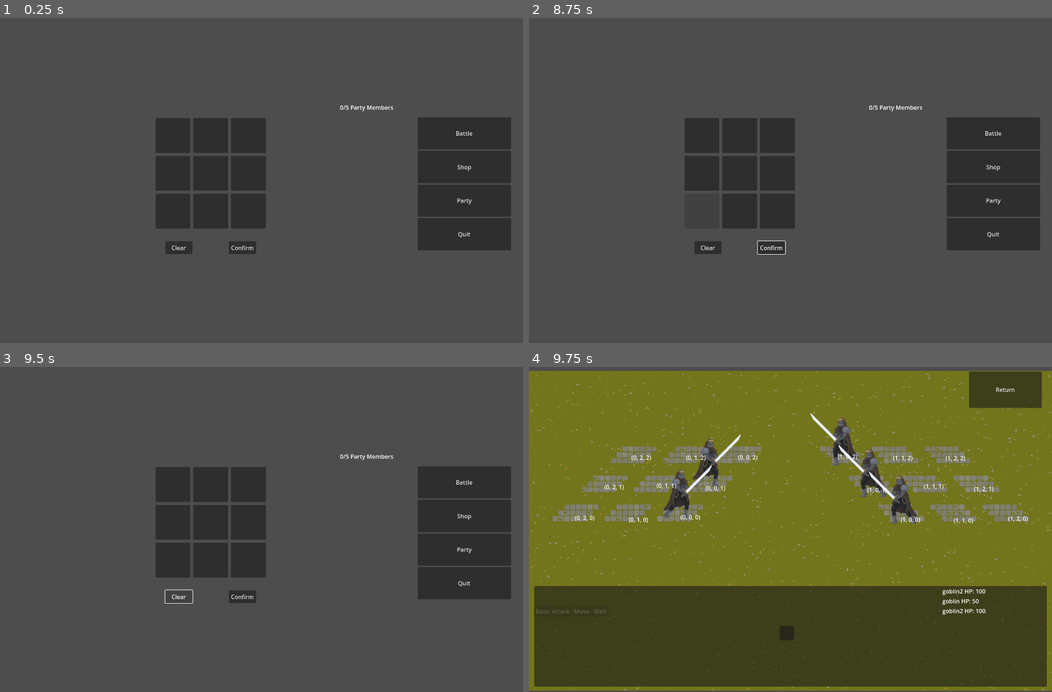
Above: before the commit, frames 1-4 (two rows, left to right).
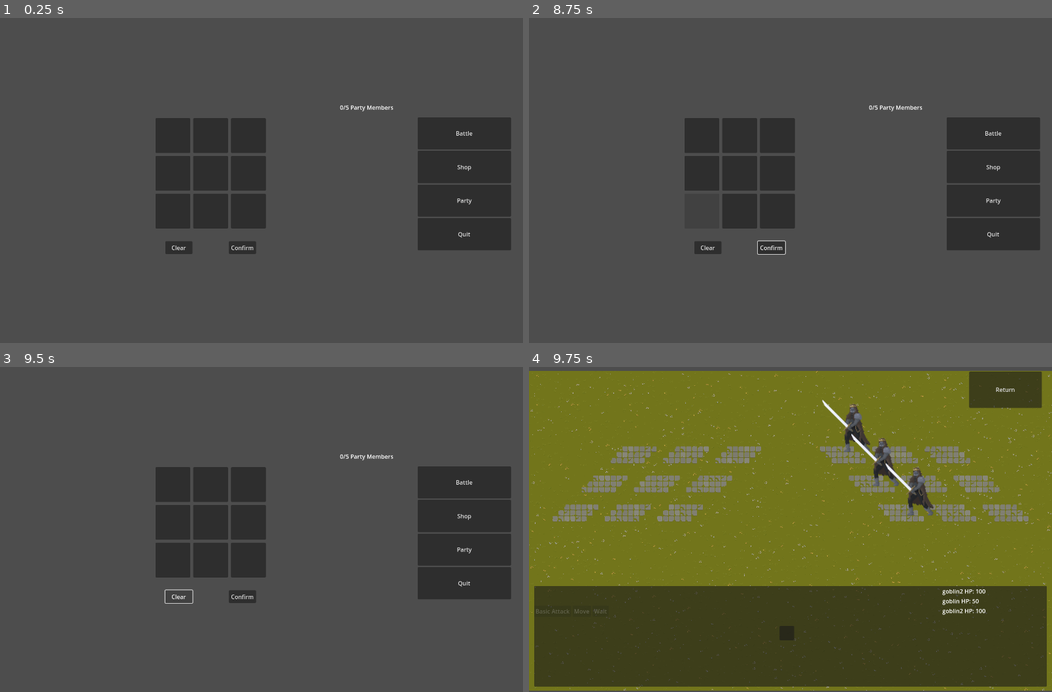
Above: after the commit, the same moments.

Repository: Pandaman1441/TB
Game: Godot game, scene res://main.tscn
The game is run twice, just before and just after one commit, with the same random seed, the same clock (stepped at 60 frames per second) and the same inputs.
Inputs (mouse positions are in pixels of both pictures, inside the frame that each line leads up to):
- Up to frame 1 (0.25 s): no input
- Up to frame 2 (8.75 s): click "Confirm" at 0.5 s; click "Confirm" at 1.25 s; click (701, 135) at 2.02 s; click (780, 209) at 2.77 s; click (738, 135) at 3.52 s; click (780, 174) at 4.27 s; click (780, 135) at 5.02 s; click (701, 174) at 5.77 s; click (738, 209) at 6.52 s; click (738, 174) at 7.27 s; click (701, 209) at 8.02 s
- Up to frame 3 (9.5 s): click "Clear" at 8.75 s
- Up to frame 4 (9.75 s): click "Battle" at 9.5 s

Frames 1-3 are identical in both runs. In frame 4, 3.6% of the frame differs, in the area x 8-96%, y 10-49%.

Commit message:
connecting game state party to battle

Diff:
--- a/Classes/Actors/Allies/artificer.tscn
+++ b/Classes/Actors/Allies/artificer.tscn
@@ -12,7 +12,7 @@
 script = ExtResource("2_q7h26")
 stats = ExtResource("3_81i6s")
 skills_defs = Array[ExtResource("4_gejp6")]([ExtResource("5_16rjp"), ExtResource("6_b6aox")])
-party_member = true
+party_member = 0
 
 [node name="AnimatedSprite2D" parent="." index="0"]
 animation = &"attack"
--- a/Classes/Actors/Allies/assassin.tscn
+++ b/Classes/Actors/Allies/assassin.tscn
@@ -7,7 +7,4 @@
 [node name="assassin" instance=ExtResource("1_l305p")]
 script = ExtResource("2_vo1hu")
 stats = ExtResource("3_8h5iy")
-party_member = true
-
-[node name="AnimatedSprite2D" parent="." index="0"]
-frame_progress = 0.0
+party_member = 0
--- a/Classes/Actors/Allies/barbarian.tscn
+++ b/Classes/Actors/Allies/barbarian.tscn
@@ -7,3 +7,4 @@
 [node name="barbarian" instance=ExtResource("1_b2fcl")]
 script = ExtResource("2_63623")
 stats = ExtResource("3_whtrt")
+party_member = 0
--- a/Classes/Actors/Allies/bladeslinger.tscn
+++ b/Classes/Actors/Allies/bladeslinger.tscn
@@ -7,3 +7,4 @@
 [node name="bladeslinger" instance=ExtResource("1_0tjjv")]
 script = ExtResource("2_kargl")
 stats = ExtResource("3_esg1r")
+party_member = 0
--- a/Classes/Actors/Allies/cleric.tscn
+++ b/Classes/Actors/Allies/cleric.tscn
@@ -7,3 +7,4 @@
 [node name="cleric" instance=ExtResource("1_e2cd7")]
 script = ExtResource("2_vmxge")
 stats = ExtResource("3_64iyx")
+party_member = 0
--- a/Classes/Actors/Allies/mercenary.tscn
+++ b/Classes/Actors/Allies/mercenary.tscn
@@ -7,4 +7,4 @@
 [node name="mercenary" instance=ExtResource("1_bpkpw")]
 script = ExtResource("2_t5w8v")
 stats = ExtResource("3_4x7ve")
-party_member = true
+party_member = 0
--- a/Classes/Actors/Allies/monk.tscn
+++ b/Classes/Actors/Allies/monk.tscn
@@ -7,3 +7,4 @@
 [node name="monk" instance=ExtResource("1_2apv0")]
 script = ExtResource("2_06jpd")
 stats = ExtResource("3_lvflq")
+party_member = 0
--- a/Classes/Actors/Allies/paladin.tscn
+++ b/Classes/Actors/Allies/paladin.tscn
@@ -7,3 +7,4 @@
 [node name="paladin" instance=ExtResource("1_roxi5")]
 script = ExtResource("2_3bxxj")
 stats = ExtResource("3_hlonx")
+party_member = 0
--- a/Classes/Actors/Allies/ranger.tscn
+++ b/Classes/Actors/Allies/ranger.tscn
@@ -7,3 +7,4 @@
 [node name="ranger" instance=ExtResource("1_tfl2i")]
 script = ExtResource("2_y5vdx")
 stats = ExtResource("3_w1u1k")
+party_member = 0
--- a/Classes/Actors/Allies/scholar.tscn
+++ b/Classes/Actors/Allies/scholar.tscn
@@ -7,3 +7,4 @@
 [node name="scholar" instance=ExtResource("1_ajvn0")]
 script = ExtResource("2_0vbtn")
 stats = ExtResource("3_uidjq")
+party_member = 0
--- a/Classes/Actors/Allies/sorceress.tscn
+++ b/Classes/Actors/Allies/sorceress.tscn
@@ -7,3 +7,4 @@
 [node name="sorceress" instance=ExtResource("1_vvtsw")]
 script = ExtResource("2_7m6y7")
 stats = ExtResource("3_2jege")
+party_member = 0
--- a/Classes/Actors/Allies/thief.tscn
+++ b/Classes/Actors/Allies/thief.tscn
@@ -7,3 +7,4 @@
 [node name="thief" instance=ExtResource("1_bwo56")]
 script = ExtResource("2_khc0w")
 stats = ExtResource("3_sr082")
+party_member = 0
--- a/Classes/Base Files/archetype.gd
+++ b/Classes/Base Files/archetype.gd
@@ -9,7 +9,7 @@
 
 @export var stats: StartingStats
 @export var skills_defs: Array[Skill] = []   # holds skill definitions, don't use to activate skill
-@export var party_member: bool = false
+@export var party_member: int = 1  # 0 = party member, 1 = enemy
 @export var inititive: int = 0
 @onready var animations: AnimatedSprite2D = $AnimatedSprite2D
 @export var c_name: String = ''
@@ -17,10 +17,10 @@
 
 var skill_states: Array[Skill_Instance] = []
 
-var level: int = 1
-var xp = 0
-var xp_total = 0
-var xp_requirement = get_required_xp(level + 1)
+#var level: int = 1
+#var xp = 0
+#var xp_total = 0
+#var xp_requirement = get_required_xp(level + 1)
 var selected : bool = false : set = set_selected
 var targeted : bool = false
 
@@ -29,12 +29,19 @@
 	stats = stats.duplicate(true)
 	stats.hp.current = stats.hp.cap
 	stats.resource.current = stats.resource.cap
-	animations.play('idle')
-	if not party_member:
-		animations.flip_h = true
 	for def in skills_defs:
 		skill_states.append(Skill_Instance.new(def))
+	animations.play('idle')
+	if party_member == 1:
+		animations.flip_h = true
 
+
+func setup(i_c_name, i_stats:StartingStats, i_skills:Array[Skill]):
+	c_name = i_c_name
+	stats = i_stats.duplicate(true)
+	skills_defs = i_skills
+	for def in skills_defs:
+		skill_states.append(Skill_Instance.new(def))
 
 func is_alive() -> bool:
 	return stats.hp.current > 0
@@ -73,20 +80,20 @@
 	if stats.hp.current <= 0:
 		emit_signal('died', self)
 
-func get_required_xp(next_level: int):
-	var value = 5 # do math here
-	return value
-
-func gain_xp(amount):
-	xp_total += amount
-	xp += amount
-	while xp >= xp_requirement:
-		xp -= xp_requirement
-		level_up()
-
-func level_up():
-	level += 1
-	xp_requirement = get_required_xp(level + 1)
+#func get_required_xp(next_level: int):
+	#var value = 5 # do math here
+	#return value
+	#
+#func gain_xp(amount):
+	#xp_total += amount
+	#xp += amount
+	#while xp >= xp_requirement:
+		#xp -= xp_requirement
+		#level_up()
+#
+#func level_up():
+	#level += 1
+	#xp_requirement = get_required_xp(level + 1)
 	# increase stats based on class here
 
 
@@ -94,18 +101,19 @@
 # classes have their own scaling so override basic attack and maybe some move more spaces
 
 func basic_attack(target: Archetype):
-	var pct = Calc_Hc.hit_chance(self, target)
-	if Calc_Hc.roll_hit(pct):
+	var pct = combat.hit_chance(self, target)
+	var orig = animations.position
+	if combat.roll_hit(pct):
 		#var text = '{0} attacks {1} for {2}'.format([c_name, target.c_name, stats.pp.current])
 		#print(text)
-		if party_member:
-			animations.position = Vector2(72,0)
+		if party_member == 0:
+			animations.position = orig + Vector2(72,0)
 		else:
-			animations.position = Vector2(-72,0)
+			animations.position = orig + Vector2(-72,0)
 		animations.play('attack')
 		await animations.animation_finished
 		target.apply_damage(stats.pp.current)
-	animations.position = Vector2(0,0)
+	animations.position = orig
 	animations.play('idle')
 
 func move():
--- a/Classes/Base Files/archetype.tscn
+++ b/Classes/Base Files/archetype.tscn
@@ -202,9 +202,9 @@
 [node name="Archetype" type="Node2D"]
 script = ExtResource("1_nylwg")
 stats = SubResource("Resource_op5mf")
-metadata/_edit_group_ = true
 
 [node name="AnimatedSprite2D" type="AnimatedSprite2D" parent="."]
+position = Vector2(25, -73)
 scale = Vector2(1.75, 1.75)
 sprite_frames = SubResource("SpriteFrames_nqt6p")
 animation = &"idle"
@@ -214,9 +214,11 @@
 texture = ExtResource("3_op5mf")
 
 [node name="Area2D" type="Area2D" parent="."]
+visible = false
 
 [node name="CollisionPolygon2D" type="CollisionPolygon2D" parent="Area2D"]
-position = Vector2(0, 0.149376)
+visible = false
+position = Vector2(28, -75)
 scale = Vector2(1, 1.00126)
 polygon = PackedVector2Array(12, 9, 74, -74, -24, -66, -66, 10, -66, 75, 12, 75)
 
--- a/Combat/Actions/deal_damage.gd
+++ b/Combat/Actions/deal_damage.gd
@@ -22,5 +22,5 @@
 func get_preview(user: Archetype, target: Archetype):
 	var out: Dictionary
 	if uses_hit_check:
-		out['hit_chance'] = Calc_Hc.hit_chance(user,target)
+		out['hit_chance'] = combat.hit_chance(user,target)
 	return out
--- a/Combat/board.gd
+++ b/Combat/board.gd
@@ -33,15 +33,17 @@
 			var parts := m.name.split("_")
 			assign_location(m, parts)
 
+	setup(game_state.formation_slots,0)
+
 func assign_location(marker : Marker2D, parts : Array[String]):
 	var cell := Vector3i(int(parts[0]),int(parts[1]),int(parts[2]))
-	var text = '{0} : {1}'.format([cell, marker.global_position])
-	var s_cell = '{0}'.format([cell])
-	print(text)
-	var l := Label.new()
-	l.text = String(s_cell)
-	l.global_position = marker.global_position
-	markers_location.add_child(l)
+	#var text = '{0} : {1}'.format([cell, marker.global_position])
+	#var s_cell = '{0}'.format([cell])
+	#print(text)
+	#var l := Label.new()
+	#l.text = String(s_cell)
+	#l.global_position = marker.global_position
+	#markers_location.add_child(l)
 	layout[cell] = marker.global_position
 
 func _reset():
@@ -49,11 +51,17 @@
 	layout.clear()
 	lookup.clear()
 
-func setup():			# setup one side based on a formation
-	pass
+func setup(formation : Array[int], side : int):			# setup one side based on a formation
+	if side == 0:
+		for i in game_state.party.size():
+			var pos = game_state.pos_for_party_index(i)
+			var actor := combat.build_actor_from_state(game_state.party[i])
+			place_actor(side,pos.x,pos.y, actor)
 
-func place_actor():		# place a single character on the board
-	pass
+func place_actor(side:int, row:int, col:int, actor:Archetype):		# place a single character on the board
+	occupancy[side][row][col] = actor
+	lookup[actor] = Vector3i(side,row,col)
+	actor.global_position = layout[Vector3i(side,row,col)]
 
 func move_actor():		# change lookup table and occupancy
 	pass
--- a/Combat/calculate_hit_chance.gd
+++ b/Combat/calculate_hit_chance.gd
@@ -19,3 +19,9 @@
 	var roll = randi_range(1, 100)
 	return roll <= pct
 	# true is a success
+
+func build_actor_from_state(st: Character_State) -> Archetype:
+	var def : Class_Def = load(st.base_def)
+	var actor : Archetype = def.role.instantiate()
+	actor.setup(st.custom_name,st.current_stats, st.equiped_skills)
+	return actor
--- a/Combat/turn_queue.gd
+++ b/Combat/turn_queue.gd
@@ -38,14 +38,14 @@
 func get_party():
 	var t : Array[Archetype] = []
 	for b in battlers:
-		if b.party_member:
+		if b.party_member == 0:
 			t.append(b)
 	return t
 
 func get_enemies():
 	var t : Array[Archetype] = []
 	for b in battlers:
-		if not b.party_member:
+		if b.party_member == 1:
 			t.append(b)
 	return t
 
@@ -58,7 +58,7 @@
 	return battlers[idx]
 
 func get_targets():
-	if active_character.party_member:
+	if active_character.party_member == 0:
 		return get_enemies()
 	else:
 		return get_party()
--- a/Items/acclamation_soul.tres
+++ b/Items/acclamation_soul.tres
@@ -4,7 +4,7 @@
 
 [resource]
 script = ExtResource("1_3bwpl")
-item_name = "item"
+item_name = "Acc"
 item_description = ""
 cooldown = 0
 values = {}
--- a/Screens/battle.tscn
+++ b/Screens/battle.tscn
@@ -1,11 +1,10 @@
-[gd_scene load_steps=23 format=4 uid="uid://dclwxggw4286d"]
+[gd_scene load_steps=22 format=4 uid="uid://dclwxggw4286d"]
 
 [ext_resource type="Script" uid="uid://djne75hraxpj1" path="res://Screens/scripts/battle.gd" id="1_w7k78"]
 [ext_resource type="Script" uid="uid://bmbcbxtaedqss" path="res://Combat/turn_queue.gd" id="3_dphil"]
 [ext_resource type="PackedScene" uid="uid://dx02jry4qf6y7" path="res://Classes/Actors/Enemies/goblin.tscn" id="4_4myx4"]
 [ext_resource type="Script" uid="uid://dpd4exhhwbup3" path="res://Screens/battle_hud.gd" id="5_4myx4"]
 [ext_resource type="Script" uid="uid://blkdsvov2qb3j" path="res://Classes/Base Files/stat.gd" id="5_djahj"]
-[ext_resource type="PackedScene" uid="uid://d05a82gggsiat" path="res://Classes/Actors/Allies/artificer.tscn" id="5_lvpb0"]
 [ext_resource type="TileSet" uid="uid://cmg8247ji70n1" path="res://Assets/Texture/Extra/battle.tres" id="6_4myx4"]
 [ext_resource type="Script" uid="uid://cfsam6xb235qy" path="res://Classes/Base Files/statF.gd" id="6_c11b4"]
 [ext_resource type="Script" uid="uid://cpvnvjmumhe8t" path="res://Classes/Base Files/Stats/starting_stats.gd" id="6_wv8or"]
@@ -111,31 +110,25 @@
 text = "Return"
 
 [node name="TurnQueue" type="Node2D" parent="."]
-visible = false
 position = Vector2(4, 3)
 script = ExtResource("3_dphil")
 metadata/_custom_type_script = "uid://bmbcbxtaedqss"
 
-[node name="artificer" parent="TurnQueue" instance=ExtResource("5_lvpb0")]
-position = Vector2(512, 260)
-c_name = "Artificer"
-
 [node name="goblin" parent="TurnQueue" instance=ExtResource("4_4myx4")]
-position = Vector2(838.2, 201.7)
+position = Vector2(845.279, 237.692)
 stats = SubResource("Resource_uads4")
 c_name = "goblin"
+metadata/_edit_group_ = true
 
 [node name="goblin2" parent="TurnQueue" instance=ExtResource("4_4myx4")]
-position = Vector2(915.2, 288.6)
+position = Vector2(925.279, 331.329)
 c_name = "goblin2"
+metadata/_edit_group_ = true
 
 [node name="goblin3" parent="TurnQueue" instance=ExtResource("4_4myx4")]
-position = Vector2(999, 362)
+position = Vector2(1019.82, 412.238)
 c_name = "goblin2"
-
-[node name="artificer2" parent="TurnQueue" instance=ExtResource("5_lvpb0")]
-position = Vector2(432, 345)
-c_name = "Artificer"
+metadata/_edit_group_ = true
 
 [node name="CanvasLayer" type="CanvasLayer" parent="."]
 
--- a/Screens/battle_hud.gd
+++ b/Screens/battle_hud.gd
@@ -34,7 +34,7 @@
 	refresh()
 
 func set_turn_state(player: bool, c: Archetype):
-	if c and c.party_member:
+	if c and c.party_member == 0:
 		bind_char(c)
 		_set_enabled(true)
 	else:
@@ -55,7 +55,7 @@
 		c.queue_free()
 
 	for i in battlers:
-		if not i.party_member:
+		if i.party_member == 1:
 			var l = Label.new()
 			l.text = "{0} HP: {1}".format([i.c_name, i.stats.hp.current])
 			foe_info.add_child(l)
--- a/Screens/scripts/battle.gd
+++ b/Screens/scripts/battle.gd
@@ -16,6 +16,11 @@
 # Called when the node enters the scene tree for the first time.
 # we need to pass the party and their formation from game state, then pass an encounter_def that holds the enemies and their formation
 func _ready() -> void:
+	for i in game_state.party.size():
+		var actor = combat.build_actor_from_state(game_state.party[i])
+		turn_queue.add_child(actor)
+		var pos = game_state.pos_for_party_index(i)
+		grid.place_actor(actor.party_member,pos.x,pos.y,actor)
 	turn_queue.initialize()
 	turn_queue.visible = true
 	battlers = turn_queue.battlers
@@ -31,8 +36,8 @@
 	active = false
 	active_battler = get_active_battler()
 	active_battler.selected = false
-	var player_won : bool = active_battler.party_member
-	if player_won:
+	var player_won : int = active_battler.party_member
+	if player_won == 0:
 		emit_signal('victory')
 	else:
 		emit_signal('gameover')
@@ -53,7 +58,7 @@
 		battle_end()
 		return
 
-	if not active_battler.party_member:            # npc turn
+	if active_battler.party_member == 1:            # npc turn
 		hud.set_turn_state(false, active_battler)  # probably make a call to the archetype and setup their logic in a method
 		for t in opponents:
 			if t.is_alive():
@@ -74,7 +79,7 @@
 	return turn_queue.active_character
 
 func get_targets():
-	if get_active_battler().party_member:
+	if get_active_battler().party_member == 0:
 		return turn_queue.get_enemies()
 	else:
 		return turn_queue.get_party()
--- a/UI Elements/formation_grid.gd
+++ b/UI Elements/formation_grid.gd
@@ -32,7 +32,11 @@
 			btn.focus_mode = Control.FOCUS_NONE
 			btn.custom_minimum_size = cell_size
 			btn.size = cell_size
-			btn.position = Vector2(c * step.x, r * step.y)
+			var vr = (rows - 1) - r
+			var vc = (cols - 1) - c
+			var x = vc * step.x
+			var y = vr * step.y
+			btn.position = Vector2(y,x)
 			btn.text = ""     # we’ll set names from outside
 			add_child(btn)
 			_buttons.append(btn)
--- a/project.godot
+++ b/project.godot
@@ -17,7 +17,7 @@
 
 [autoload]
 
-Calc_Hc="*res://Combat/calculate_hit_chance.gd"
+combat="*res://Combat/calculate_hit_chance.gd"
 game_state="*res://game_state.gd"
 
 [display]
Not shown, added: Map/ideas.txt
